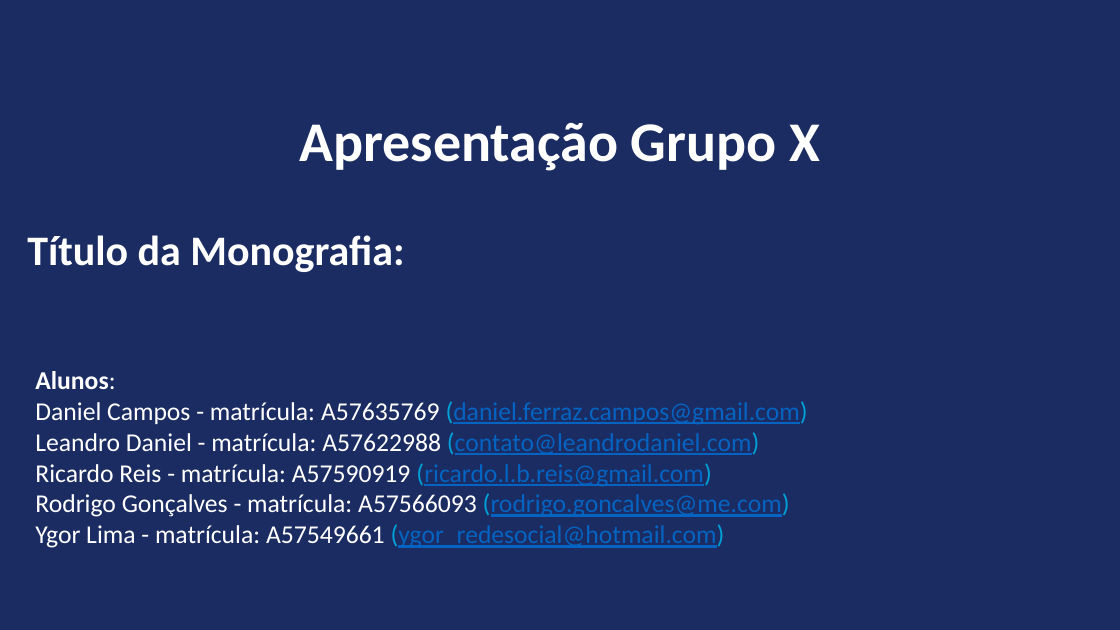
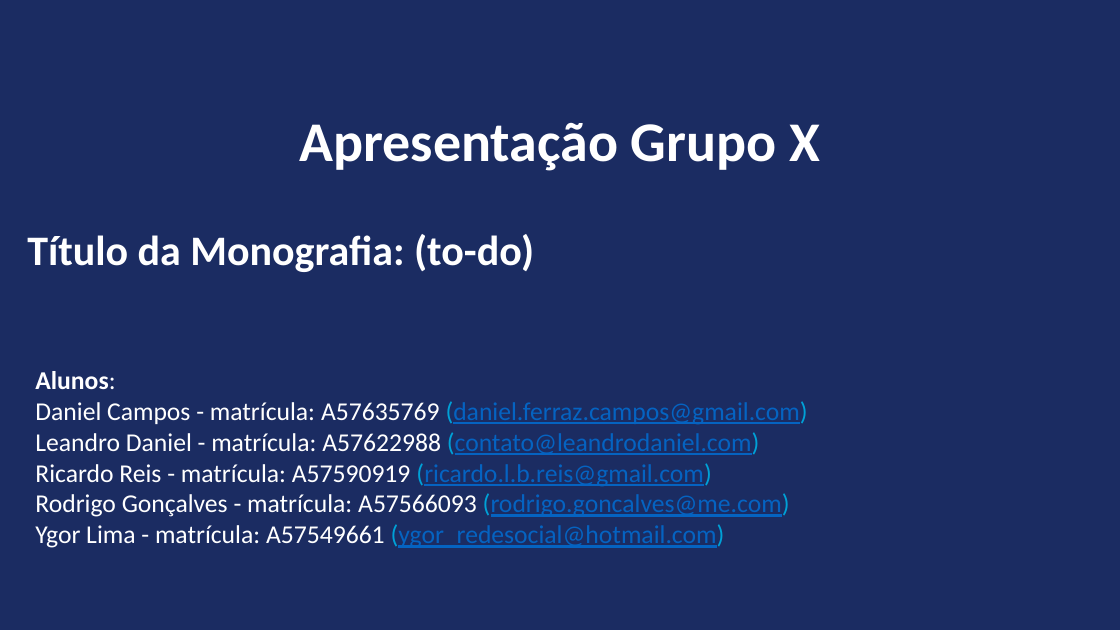
Before and after one commit to ldaniel/Challenges-Requirements-Analytical-Projects, a slide deck: slide 1 of presentation/FGV-MBA - Monografia - Detecção de Máscara Facial.pptx. Drawn at 1120x630 pixels with LibreOffice and Linux fonts; fonts in the diff are those of the drawing; background and template pictures are left out. Boxes give left, top, right and bottom in pixels: in the first picture for what was removed or moved away, otherwise in the second. Text is boxed around its words. In the diff, an @@ line names an element or a change of style, - is before the commit and + after.

```diff
--- a/presentation/FGV-MBA - Monografia - Detecção de Máscara Facial.pptx
+++ b/presentation/FGV-MBA - Monografia - Detecção de Máscara Facial.pptx
@@ text at (27,234,534,272): text changed @@
-Título da Monografia:
+Título da Monografia: (to-do)
```
Also in this commit, not shown: 2 other slides changed, 1 slide added.
